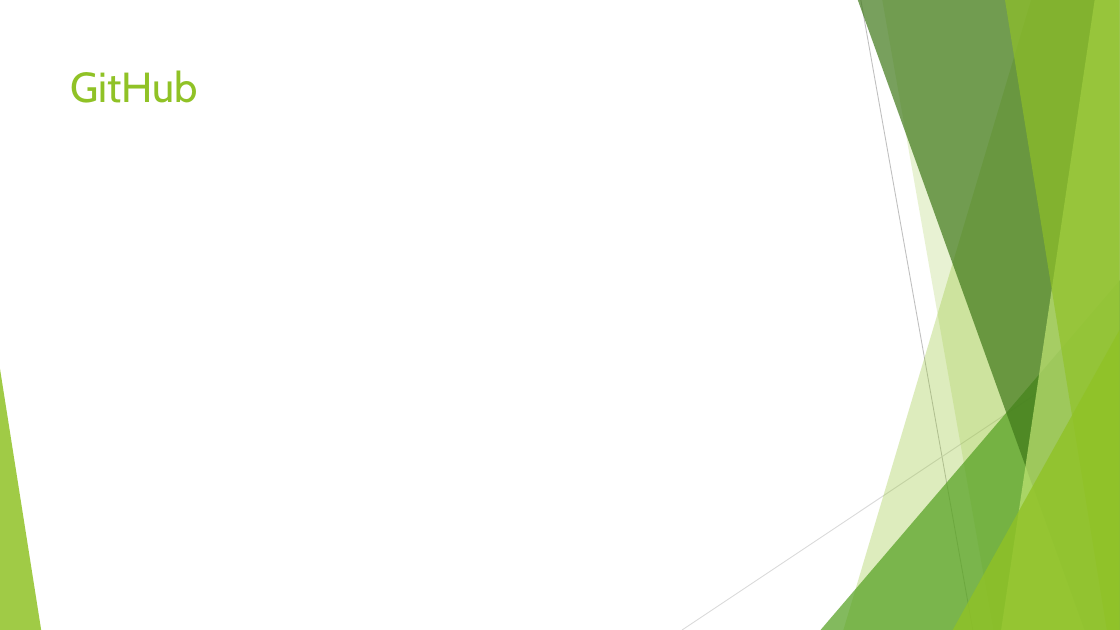
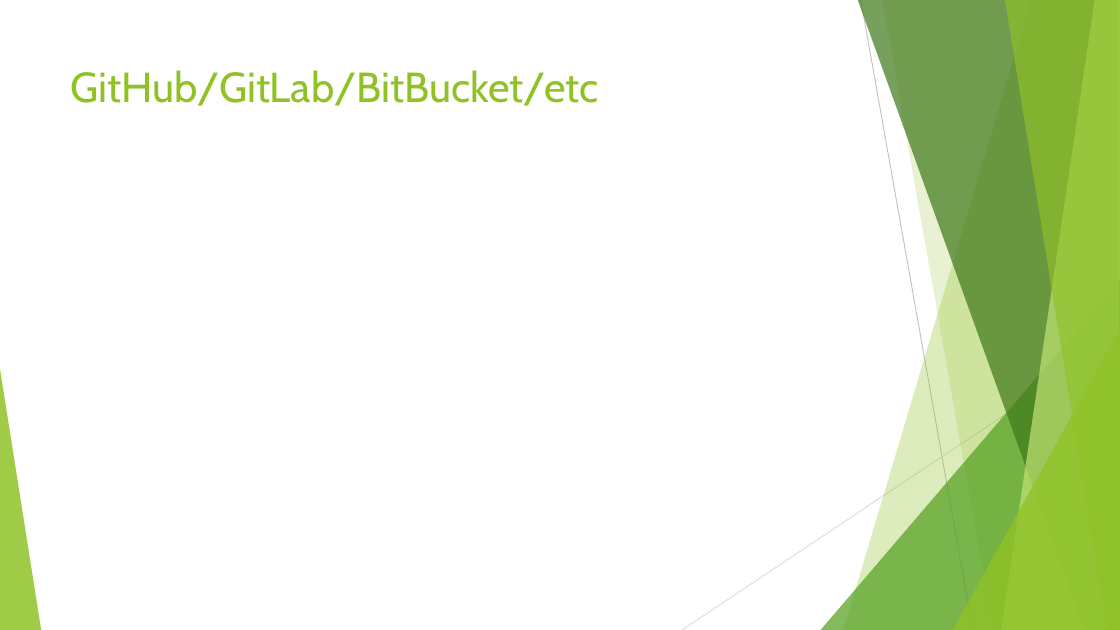
Before and after one commit to sethkaz/git-presentation, a slide deck: slide 11 of Git and LV.pptx (slide 14 before the commit). Drawn at 1120x630 pixels with LibreOffice and Linux fonts; fonts in the diff are those of the drawing. Boxes give left, top, right and bottom in pixels: in the first picture for what was removed or moved away, otherwise in the second. Text is boxed around its words. In the diff, an @@ line names an element or a change of style, - is before the commit and + after.

```diff
--- a/Git and LV.pptx
+++ b/Git and LV.pptx
@@ title at (71, 70, 599, 106): text changed @@
-GitHub
+GitHub/GitLab/BitBucket/etc
```
Also in this commit, not shown: 2 other slides changed, 2 slides added, 1 other file.
